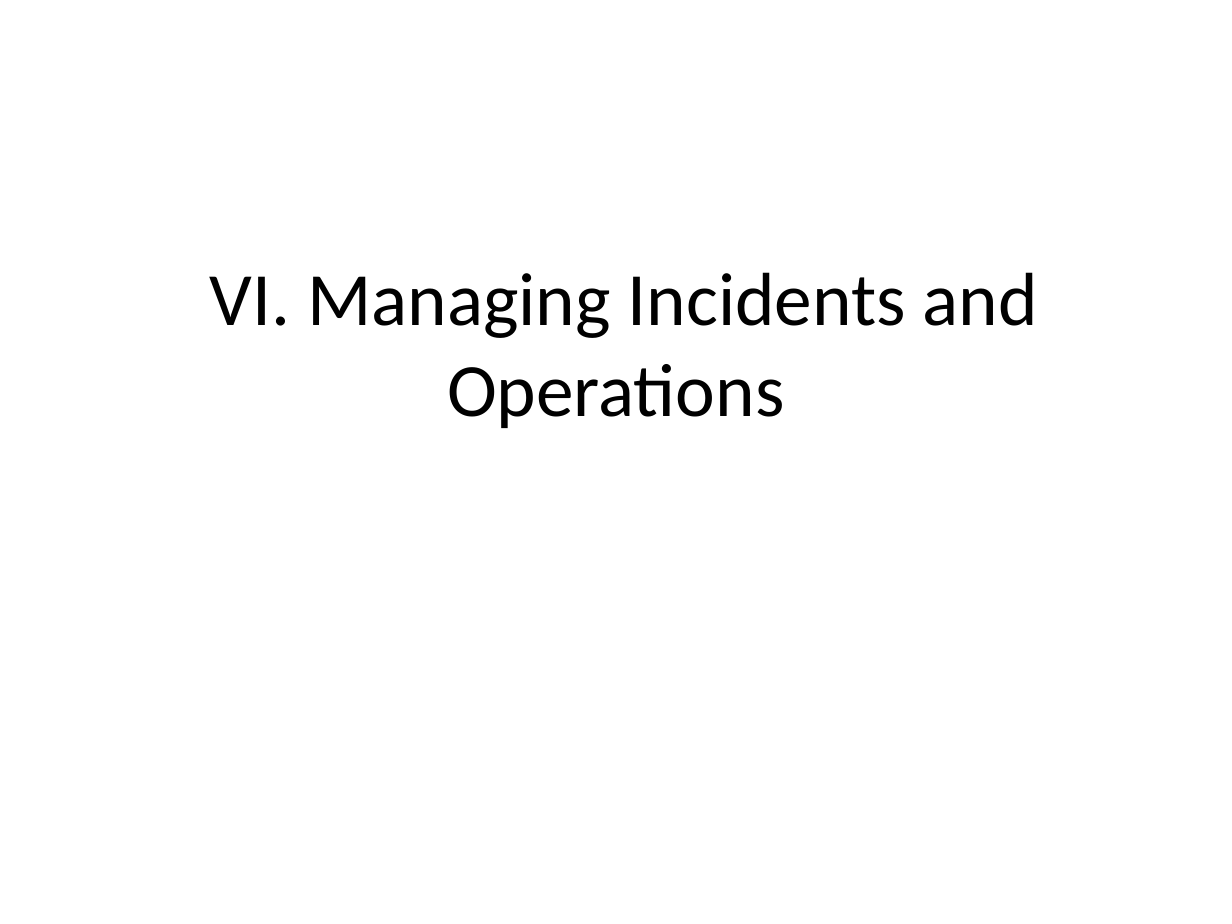
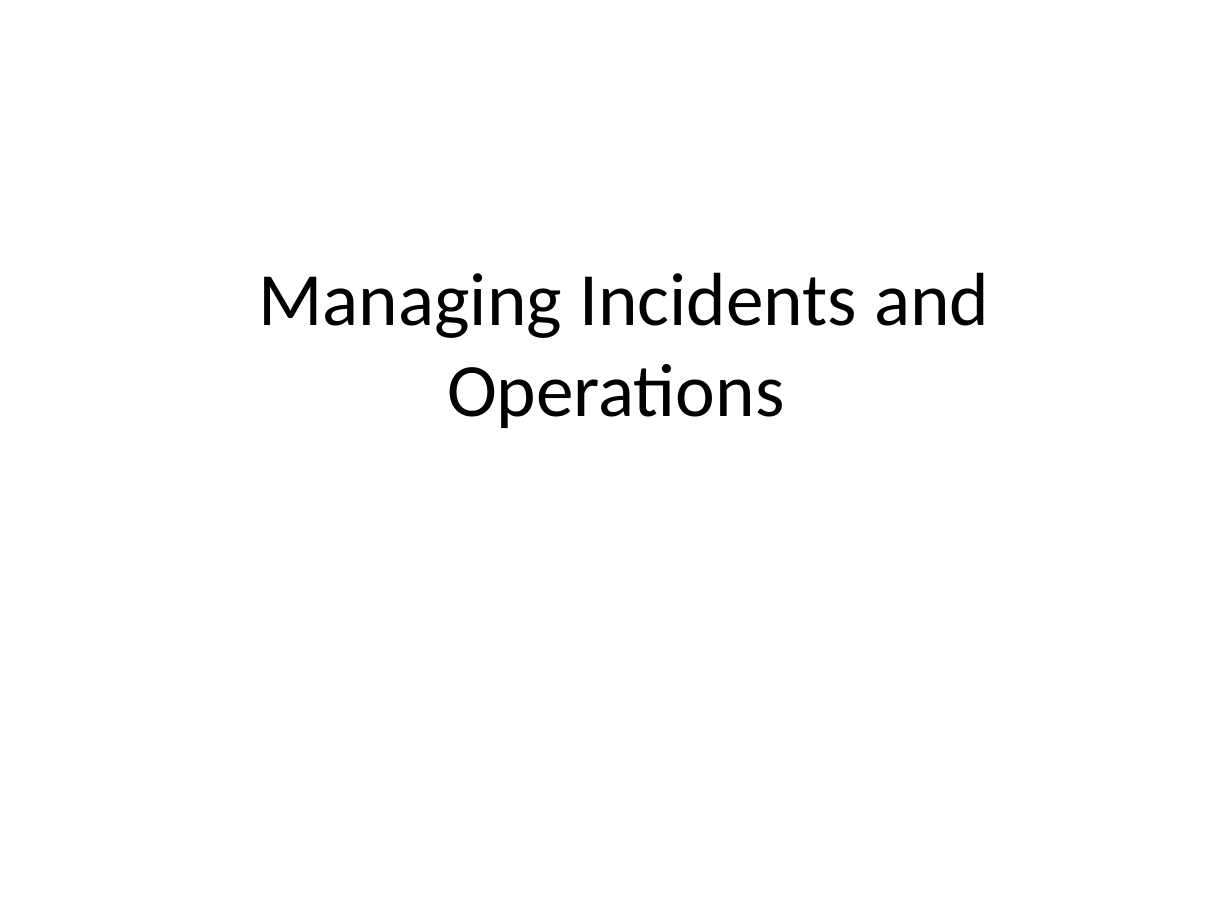
Before and after one commit to tal-training/secure-development, a slide deck: slide 22 of Day1/Introduction to Information Security/0-Introduction-to-Information-Security.md.pptx. Drawn at 1232x924 pixels with LibreOffice and Linux fonts; fonts in the diff are those of the drawing. Boxes give left, top, right and bottom in pixels: in the first picture for what was removed or moved away, otherwise in the second. Text is boxed around its words. In the diff, an @@ line names an element or a change of style, - is before the commit and + after.

```diff
--- a/Day1/Introduction to Information Security/0-Introduction-to-Information-Security.md.pptx
+++ b/Day1/Introduction to Information Security/0-Introduction-to-Information-Security.md.pptx
@@ title at (259, 272, 989, 428): text changed @@
-VI. Managing Incidents and Operations
+Managing Incidents and Operations
```
Also in this commit, not shown: 28 other slides changed, 6 other files.
